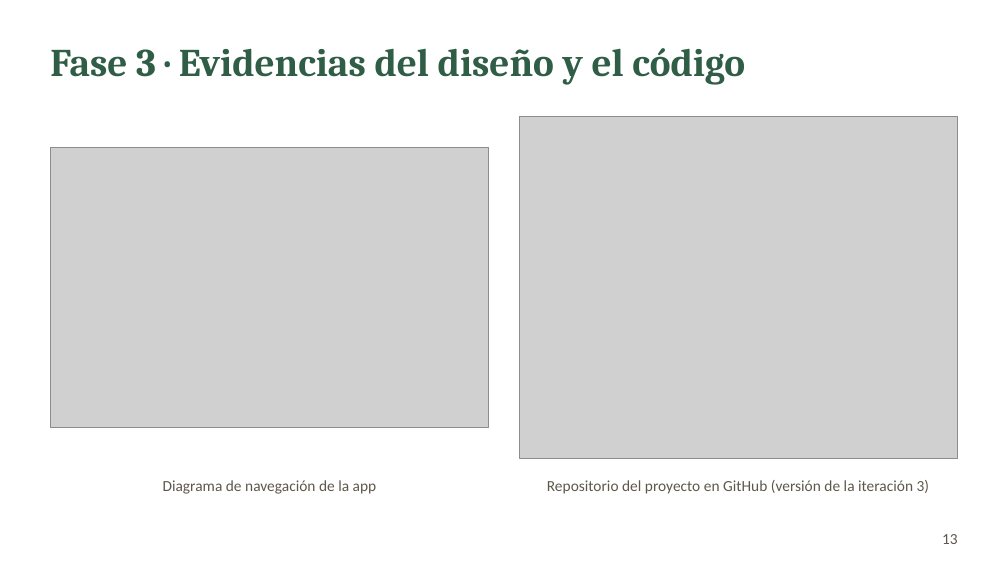
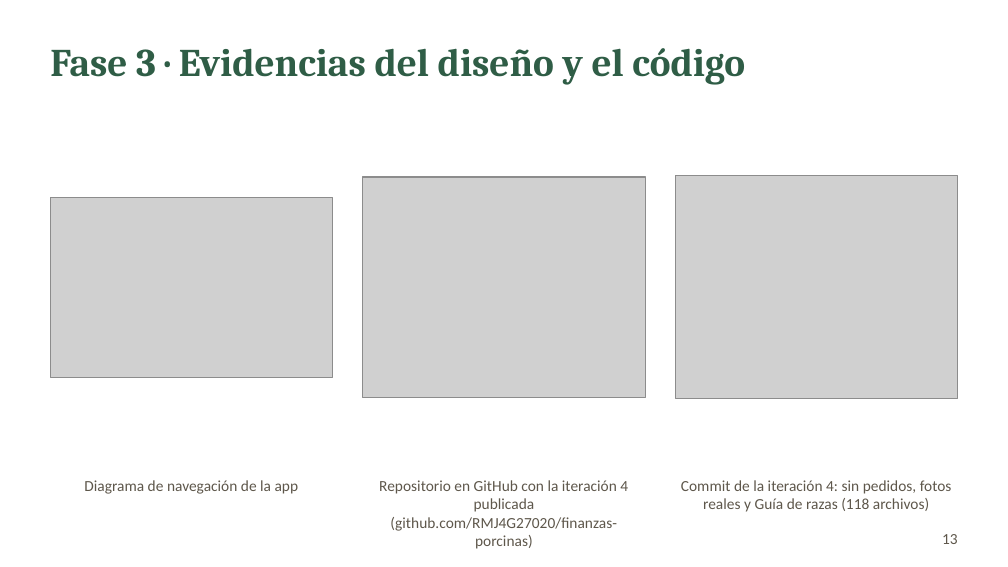
Before and after one commit to RMJ4G27020/finanzas-porcinas, a slide deck: slide 13 of Entregables/Presentacion_Ejecutiva_Completa_Finanzas_Porcinas.pptx. Drawn at 1008x567 pixels with LibreOffice and Linux fonts; fonts in the diff are those of the drawing; grey boxes stand for pictures. Boxes give left, top, right and bottom in pixels: in the first picture for what was removed or moved away, otherwise in the second. Text is boxed around its words. In the diff, an @@ line names an element or a change of style, - is before the commit and + after.

```diff
--- a/Entregables/Presentacion_Ejecutiva_Completa_Finanzas_Porcinas.pptx
+++ b/Entregables/Presentacion_Ejecutiva_Completa_Finanzas_Porcinas.pptx
@@ picture removed at (x1=519, y1=116, x2=958, y2=458) @@
@@ picture added at (x1=363, y1=177, x2=645, y2=398) @@
@@ picture added at (x1=675, y1=175, x2=958, y2=398) @@
@@ picture resized from (x1=50, y1=147, x2=489, y2=427) to (x1=50, y1=198, x2=333, y2=378) @@
@@ text "Diagrama de navegación de la ..." moved from (x1=163, y1=480, x2=377, y2=494) to (x1=84, y1=480, x2=299, y2=494) @@
@@ text at (x1=379, y1=480, x2=628, y2=549): text changed @@
-Repositorio del proyecto en GitHub (versión de la iteración 3)
+Repositorio en GitHub con la iteración 4 publicada (github.com/RMJ4G27020/finanzas-porcinas)
@@ text added at (x1=681, y1=480, x2=952, y2=512), 11 pt, text #5E574B @@
+Commit de la iteración 4: sin pedidos, fotos reales y Guía de razas (118 archivos)
```
Also in this commit, not shown: 1 other slide changed, 4 other files.
